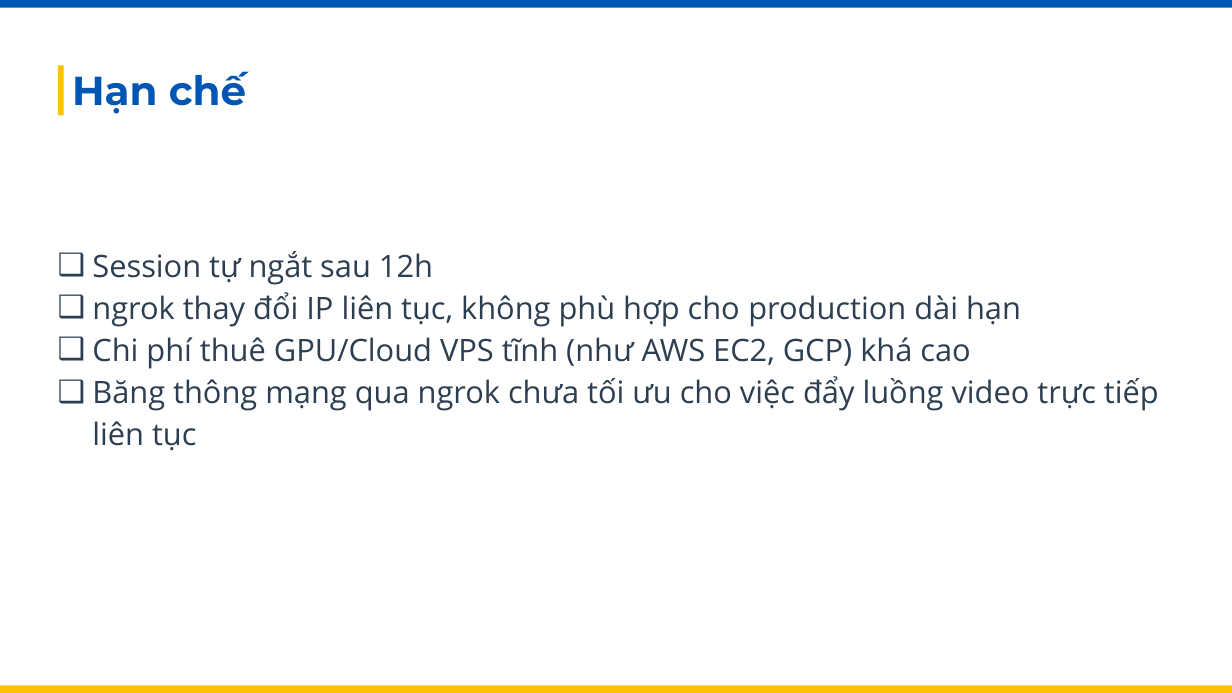
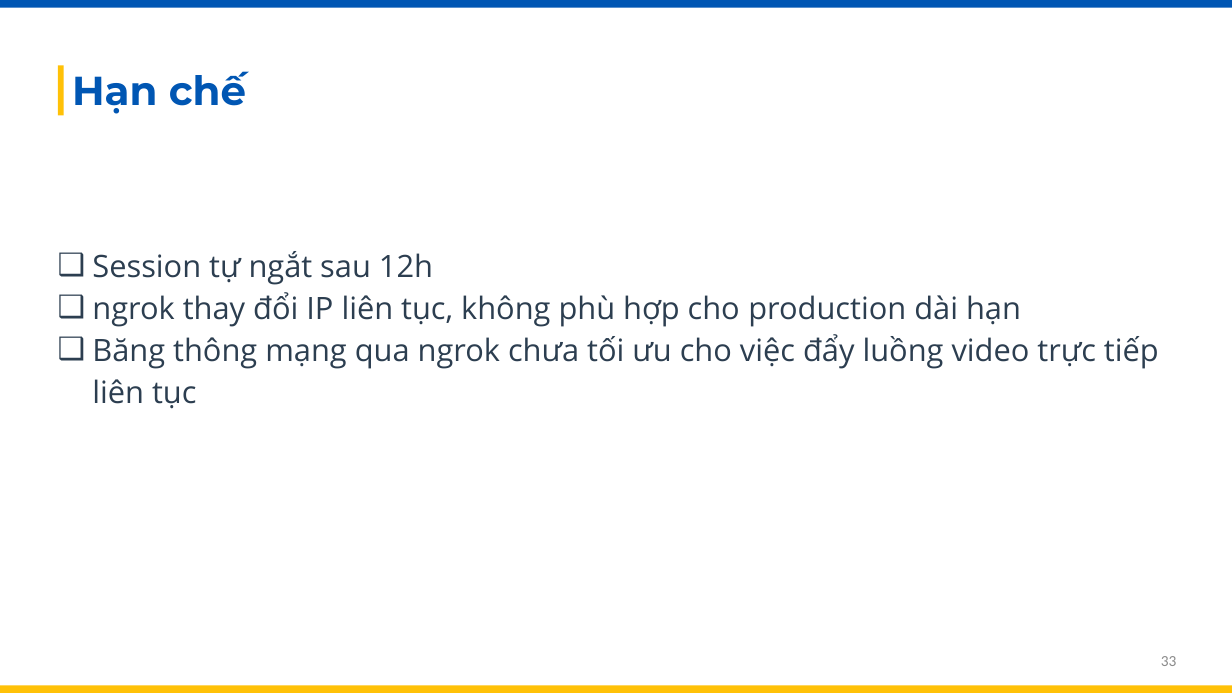
Before and after one commit to thuankhangho/btl-cloud, a slide deck: slide 33 of Phát hiện đối tượng có thể mở rộng với YOLOv5.pptx (slide 35 before the commit). Drawn at 1232x693 pixels with LibreOffice and Linux fonts; fonts in the diff are those of the drawing. Boxes give left, top, right and bottom in pixels: in the first picture for what was removed or moved away, otherwise in the second. Text is boxed around its words. In the diff, an @@ line names an element or a change of style, - is before the commit and + after.

```diff
--- a/Phát hiện đối tượng có thể mở rộng với YOLOv5.pptx
+++ b/Phát hiện đối tượng có thể mở rộng với YOLOv5.pptx
@@ text at [92, 337, 970, 369]: paragraph removed @@
-❑ Chi phí thuê GPU/Cloud VPS tĩnh (như AWS EC2, GCP) khá cao
@@ page number added at [1161, 656, 1177, 666], 12 pt, text #8C8C8C @@
+33
```
Also in this commit, not shown: 34 other slides changed, 2 slides removed, 4 other files.
